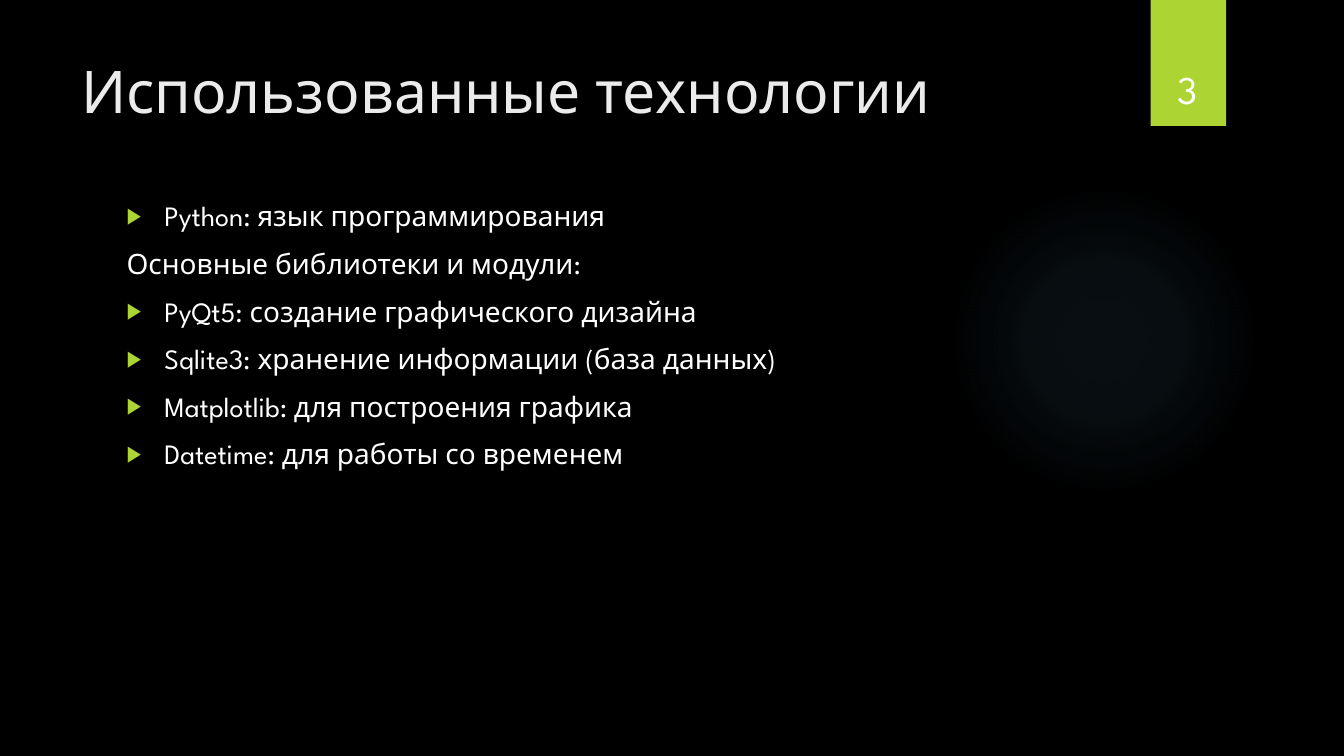
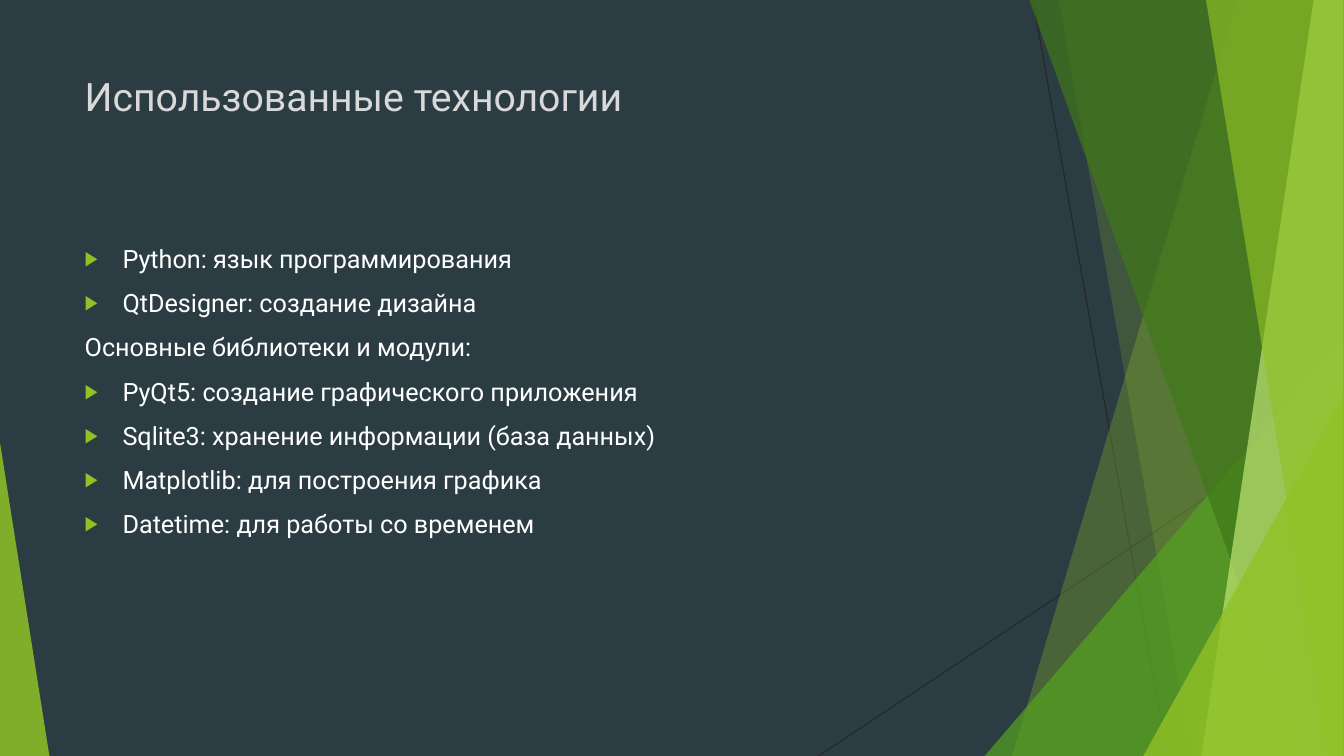
Before and after one commit to BorislavTimoshin/TaskCompletionDiary, a slide deck: slide 5 of description_project/Презентация.pptx (slide 3 before the commit). Drawn at 1344x756 pixels with LibreOffice and Linux fonts; fonts in the diff are those of the drawing; background and template pictures are left out. Boxes give left, top, right and bottom in pixels: in the first picture for what was removed or moved away, otherwise in the second. Text is boxed around its words. In the diff, an @@ line names an element or a change of style, - is before the commit and + after.

```diff
--- a/description_project/Презентация.pptx
+++ b/description_project/Презентация.pptx
@@ background picture (left out) to #2C3C43 @@
@@ rectangle removed at (x1=1150, y1=0, x2=1226, y2=126) @@
@@ title "Использованные технологии" moved from (x1=81, y1=71, x2=930, y2=114) to (x1=85, y1=83, x2=623, y2=112) @@
@@ title "Использованные технологии" at (x1=85, y1=83, x2=623, y2=112): size 42 to 28 pt, font League Spartan to Roboto, text colour #EBEBEB to #D9D9D9 @@
@@ page number removed at (x1=1177, y1=77, x2=1197, y2=105) @@
-3
@@ ellipse removed at (x1=949, y1=185, x2=1259, y2=495) @@
@@ text "Python: язык программирования" moved from (x1=127, y1=206, x2=767, y2=471) to (x1=85, y1=249, x2=655, y2=538) @@
@@ text at (x1=85, y1=249, x2=655, y2=538): size 20 to 18 pt, font League Spartan to Roboto in "Python: язык программирования", "Основные библиотеки и модули:", "Sqlite3: хранение информации (база данных)", "Matplotlib: для построения графика" and 1 more places; bullet colour #ACD433 to #90C226 @@
@@ text at (x1=123, y1=294, x2=476, y2=318): paragraph added @@
+▶ QtDesigner: создание дизайна
@@ text at (x1=123, y1=382, x2=637, y2=407): text changed; size 20 to 18 pt; font League Spartan to Roboto @@
-▶ PyQt5: создание графического дизайна
+▶ PyQt5: создание графического приложения
@@ group added at (x1=0, y1=0, x2=1344, y2=756): 5 freeform shapes, 3 triangles, 2 lines @@
```
Also in this commit, not shown: 4 other slides changed, 5 slides added, 2 slides removed, 1 other file.
